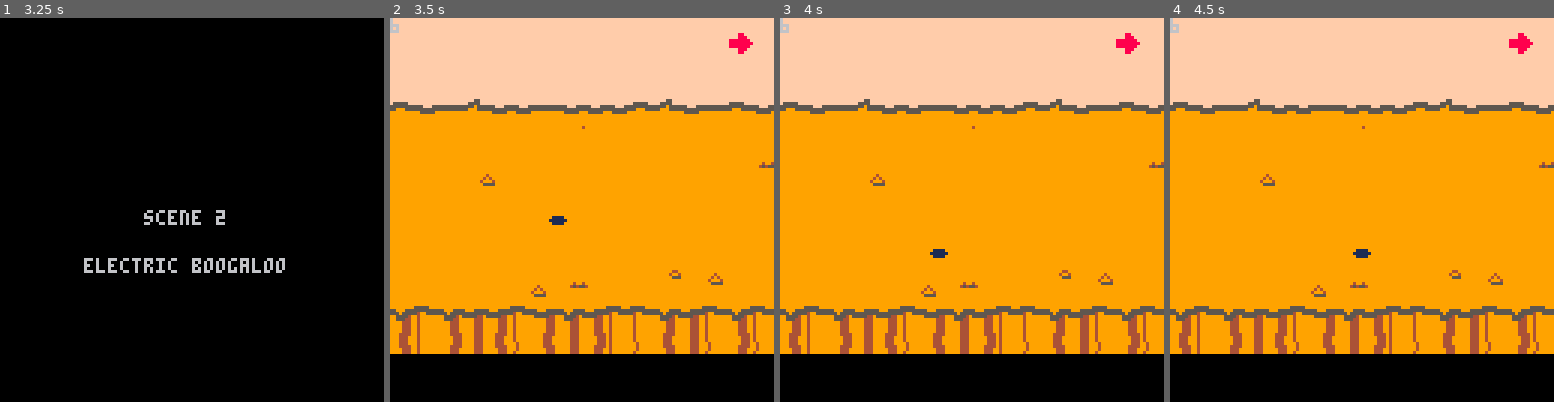
Above: before the commit, frames 1-4 (left to right).
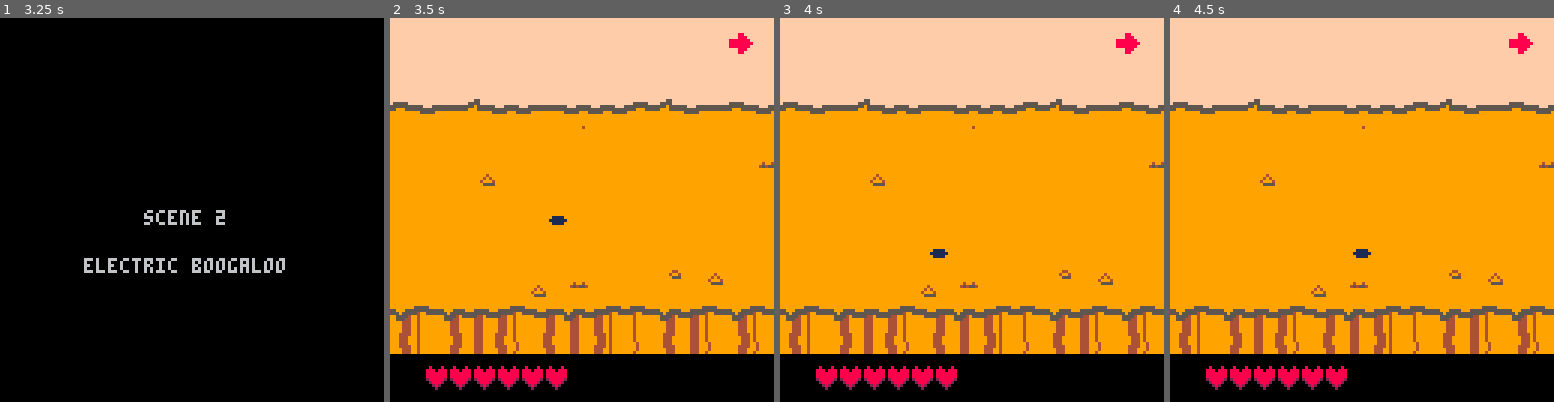
Above: after the commit, the same moments.

Repository: akbiggs/Scuffle
Game: PICO-8 cartridge scuffle.p8
The game is run twice, just before and just after one commit, with the same random seed, the same clock (stepped at 60 frames per second) and the same inputs.
Inputs:
- Up to frame 1 (3.25 s): tap X (X key) at 0.33, 1.07, 1.85, 2.97 s; tap O (Z key) at 0.7, 1.7, 2.1, 2.5, 2.9 s; hold Right 1.6-2.1 s; hold Up 2.15-2.42 s; hold Right 2.47-3.03 s; hold Left from 3.08 s (still down)
- Up to frame 2 (3.5 s): keep holding Left; tap O (Z key) at 3.3 s
- Up to frame 3 (4 s): release Left at 3.58 s; hold Down 3.63-3.97 s; tap O (Z key) at 3.7 s
- Up to frame 4 (4.5 s): hold Right from 4.02 s (still down); tap X (X key) at 4.08 s; tap O (Z key) at 4.1 s

Frame 1 is identical in both runs. In frame 2, 1.5% of the frame differs, in the area x 0-47%, y 0-97%; in frame 3, 1.5%; in frame 4, 1.5%.

Commit message:
Add player lives display

Diff:
--- a/scuffle.p8
+++ b/scuffle.p8
@@ -2092,8 +2092,14 @@
       		4)
   end
 
-  print(state.player.life,
-        0, 0, 6)
+  for i = 1,state.player.max_life do
+    spr(
+      ternary(
+        i <= state.player.life,
+        7, 8),
+      4 + i * 8,
+      116)
+  end
 end
 
 -- gets all entities that can
@@ -2162,26 +2168,26 @@
 
   -- ui is screen-space, so
   -- reset camera before drawing
-  camera(0, 0)
+  camera()
   draw_ui()
 end
 __gfx__
-00000000eeebbeeeeeebbeeeeeeeeeeeeeeeeeee0000000000000000000000000000000000000000000000000000000000000000000000000000000000000000
-00000000eebccceeeebccceeeeeeeeeeeeeeeeee00000000000000000000000000a88a0000000000000000000000000000000000000000000000000000088000
-00700700eebccceeeebccceeeeeeeeeeeeeeeeee0000000000000000000000000088800900000000000000000000000000000000000000000000999900088800
-00077000eeecceeeeeecceeeeeeeeeeeeeeeeeee0000000000000000000000000088809000000000000000000000000000000000000000000000900088888880
-00077000eecccceeeecccceeeeeeeeeeeeeeeeee0000000000000000000000002088009900000000000000000000000000000000000000009999999988888888
-00700700eecccceeeecccceeeeeeeeeeeeeeeeee0011110001111110000000000288890000000000000000000000000000000000000000000000900088888880
-00000000eecccceeecccccceeeeeeeeeeeeeeeee0111111011111111000000000088000000000000000000000000000000000000000000000000999900088800
-00000000eeceeceeeeeeeeeeeeeeeeeeeeeeeeee0011110001111110000000000800800000000000000000000000000000000000000000000000000000088000
-00000000000000000000000000000000000000000000000000000000000000000000000000000000000000000000000000000000000000000000000000000000
-08888880000000000000000000000000000000000000000000000000000000000000000000000000000000000022220000222200000000000000000000020200
-00000000088888800000000000000000000000000000000000000000000000000000000000000000000000000288882002222220000220000000222000282820
-000000000000000008888880000000000000000000000000000000000000000000000000000000000000000028a66a8222222222002882000002882002888882
-000000000000000000000000088888800000000000000000000000000000000000000000000000000000000028a66a8222288222002882000002822002888882
-00000000000000000000000000000000000000000000000000000000000000000000000000000000000000000288882002222220000220000028200000288820
-00000000000000000000000000000000088888800000000000000000000000000000000000000000000000000022220000222200000000000022000000028200
-00000000000000000000000000000000000000000000000000000000000000000000000000000000000000000000000000000000000000000000000000002000
+00000000eeebbeeeeeebbeeeeeeeeeeeeeeeeeee0000000000000000080008000000000000000000000000000000000000000000000000000000000000000000
+00000000eebccceeeebccceeeeeeeeeeeeeeeeee0000000000000000888088800000000000000000000000000000000000000000000000000000000000088000
+00700700eebccceeeebccceeeeeeeeeeeeeeeeee0000000000000000888888800000000000000000000000000000000000000000000000000000999900088800
+00077000eeecceeeeeecceeeeeeeeeeeeeeeeeee0000000000000000888888800066600000000000000000000000000000000000000000000000900088888880
+00077000eecccceeeecccceeeeeeeeeeeeeeeeee0000000000000000288888200000000000000000000000000000000000000000000000009999999988888888
+00700700eecccceeeecccceeeeeeeeeeeeeeeeee0011110001111110028882000000000000000000000000000000000000000000000000000000900088888880
+00000000eecccceeecccccceeeeeeeeeeeeeeeee0111111011111111002820000000000000000000000000000000000000000000000000000000999900088800
+00000000eeceeceeeeeeeeeeeeeeeeeeeeeeeeee0011110001111110000200000000000000000000000000000000000000000000000000000000000000088000
+00000000000000000000000000000000000000000000000000000000000000000000000000000000000000000000000000000000000000000000000008000800
+08888880000000000000000000000000000000000000000000000000000000000000000000000000000000000022220000222200000000000000000088808880
+00000000088888800000000000000000000000000000000000000000000000000000000000000000000000000288882002222220000220000000222088888880
+000000000000000008888880000000000000000000000000000000000000000000000000000000000000000028a66a8222222222002882000002882088888880
+000000000000000000000000088888800000000000000000000000000000000000000000000000000000000028a66a8222288222002882000002822028888820
+00000000000000000000000000000000000000000000000000000000000000000000000000000000000000000288882002222220000220000028200002888200
+00000000000000000000000000000000088888800000000000000000000000000000000000000000000000000022220000222200000000000022000000282000
+00000000000000000000000000000000000000000000000000000000000000000000000000000000000000000000000000000000000000000000000000020000
 dddddddddddddddd11111ddd02500000250000002dd2100001100000002000000220000000000000000000000000000000000000000000000000000000000000
 1ddd111111ddd111111111110250000025000000022100001551000002d200002dd2000000000000000000000000000000000000000000000000000000000000
 11111111111d111112dd1111250000000250000005510000055000002ddd20000111000000000000000000000000000000000000000000000000000000000000
Not shown, added: .gitignore
